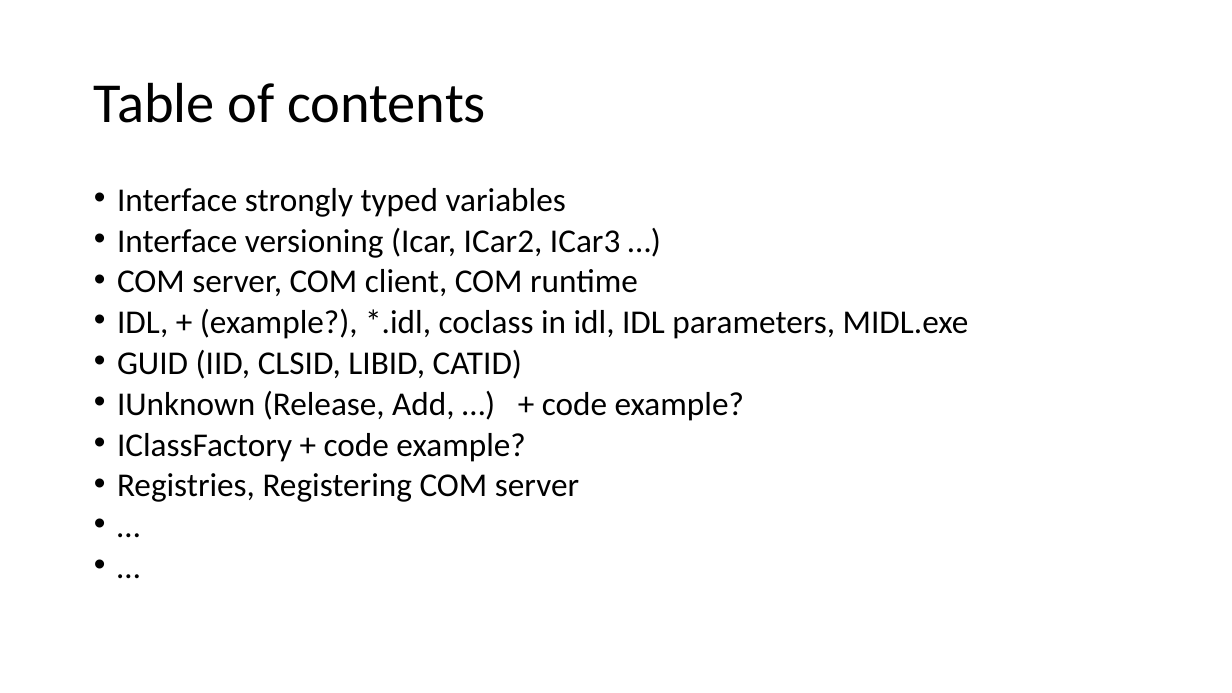
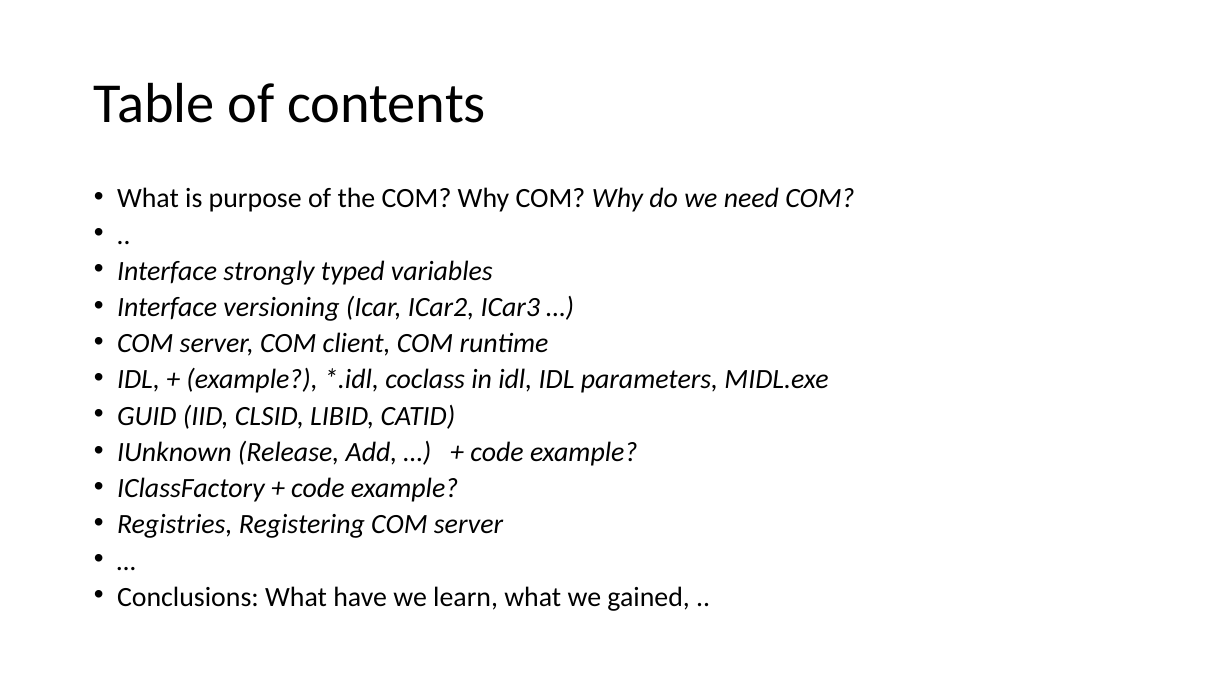
Before and after one commit to rojac07/COM, a slide deck: slide 2 of Chapter2/Anatomy of COM server.pptx. Drawn at 1232x693 pixels with LibreOffice and Linux fonts; fonts in the diff are those of the drawing. Boxes give left, top, right and bottom in pixels: in the first picture for what was removed or moved away, otherwise in the second. Text is boxed around its words. In the diff, an @@ line names an element or a change of style, - is before the commit and + after.

Commit message:
Slides updated

```diff
--- a/Chapter2/Anatomy of COM server.pptx
+++ b/Chapter2/Anatomy of COM server.pptx
@@ text at [117,187,854,212]: paragraphs added @@
+• What is purpose of the COM? Why COM? Why do we need COM?
+• ..
@@ text at [117,260,828,538]: size 25.9 to 21.7 pt, italic on in "Interface strongly typed variables", "Interface versioning (Icar, ICar2, ICar3 …)", "COM server, COM client, COM runtime", "IDL, + (example?), *.idl, coclass in idl, ..." and 5 more places @@
@@ text at [117,586,689,611]: text changed; size 25.9 to 21.7 pt @@
-• …
+• Conclusions: What have we learn, what we gained, ..
```
